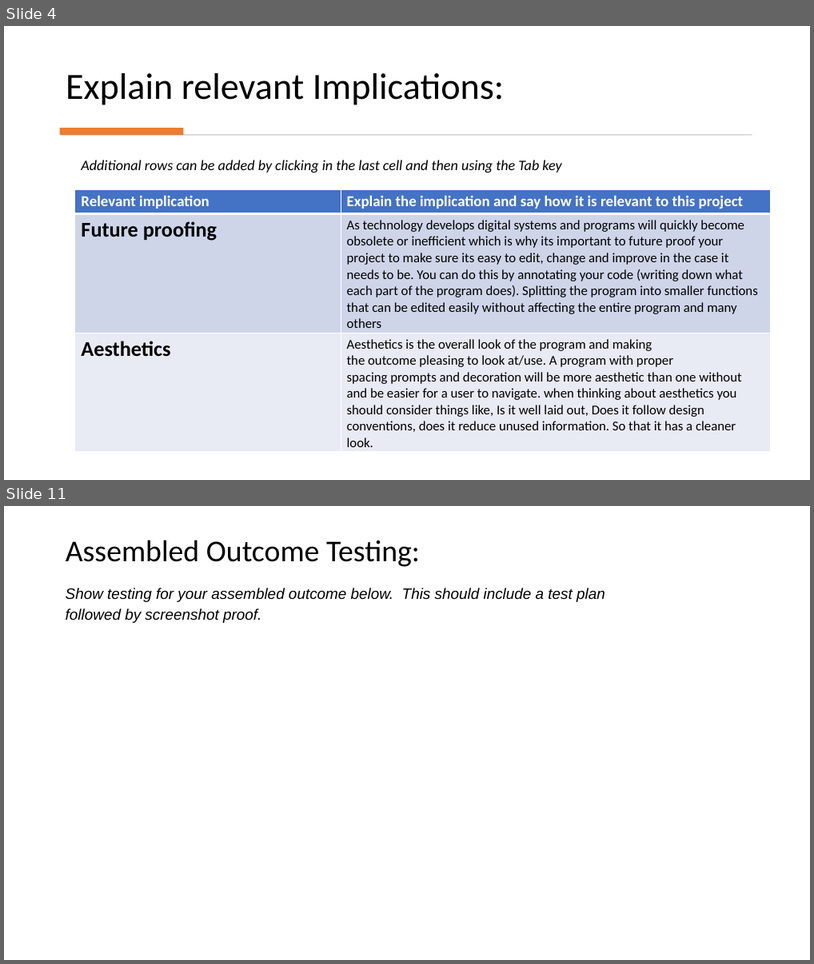
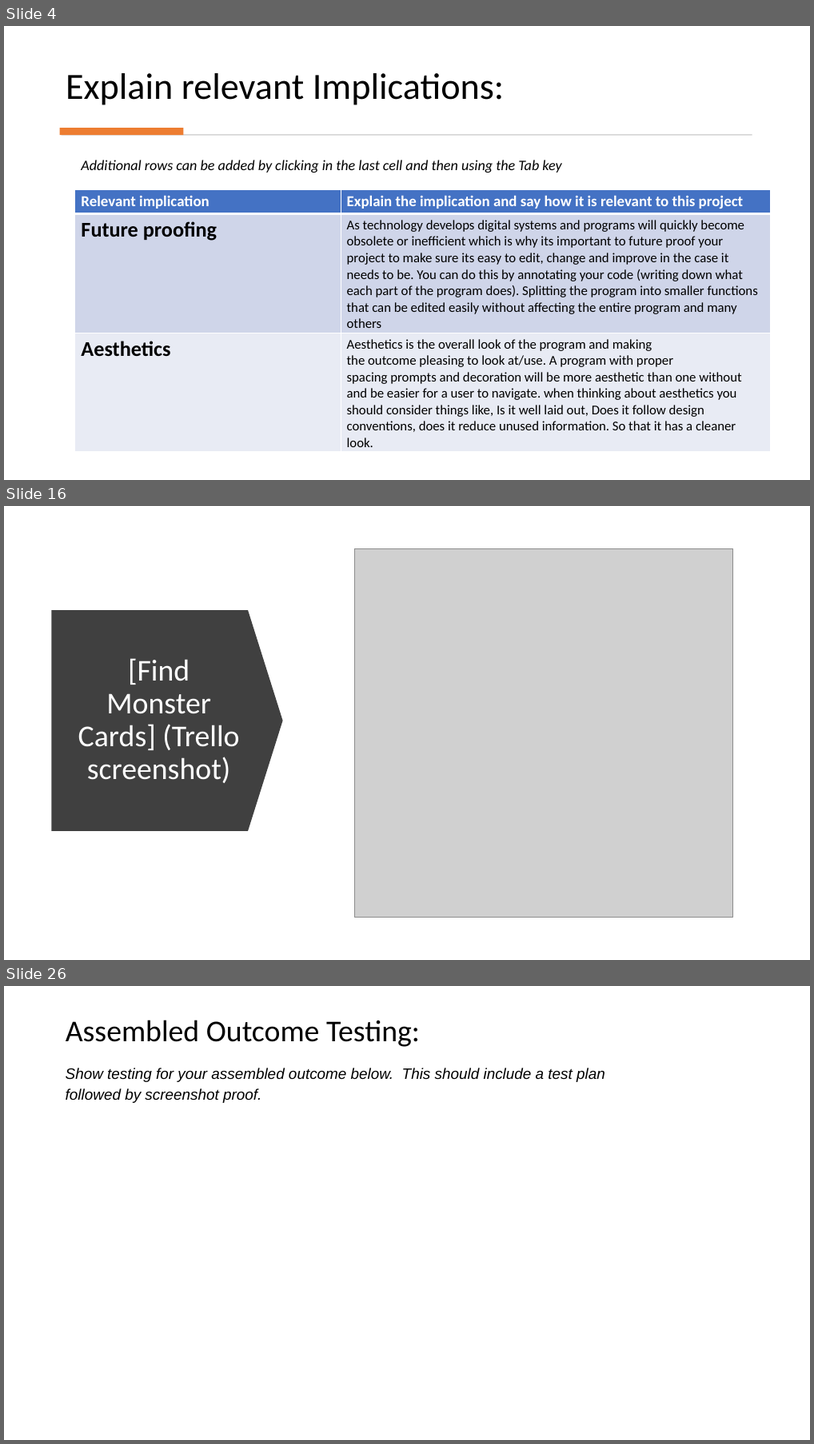
Before and after one commit to peter123321123321/Monster-Cards-Internal, a slide deck: 2.7 and 2.8 Documentation Template.pptx. Shown one above the other, each under a label of ours: slides 4 and 11 before the commit, slides 4, 16 and 26 after it; the slides between them are not shown. The pictures are 814x964 and 814x1444 pixels, drawn with LibreOffice and Linux fonts; fonts in the diff are those of the drawing; grey boxes stand for pictures. Boxes give left, top, right and bottom in pixels: in the first picture for what was removed or moved away, otherwise in the second. Text is boxed around its words. In the diff, an @@ line names an element or a change of style, - is before the commit and + after.

```diff
--- a/2.7 and 2.8 Documentation Template.pptx
+++ b/2.7 and 2.8 Documentation Template.pptx
@@ slide 16 added at <box>4,506,810,960</box>, background #FFFFFF @@
@@ picture added at <box>355,548,734,916</box> @@
@@ down arrow added at <box>52,610,283,831</box>, fill #404040 @@
@@ title added at <box>78,658,239,783</box>, 36 pt, text #FFFFFF @@
+[Find Monster Cards] (Trello screenshot)
@@ what was slide 11 is now slide 26 @@
```
Also in this commit, not shown: 6 slides changed, 14 other slides added, 5 other files.
